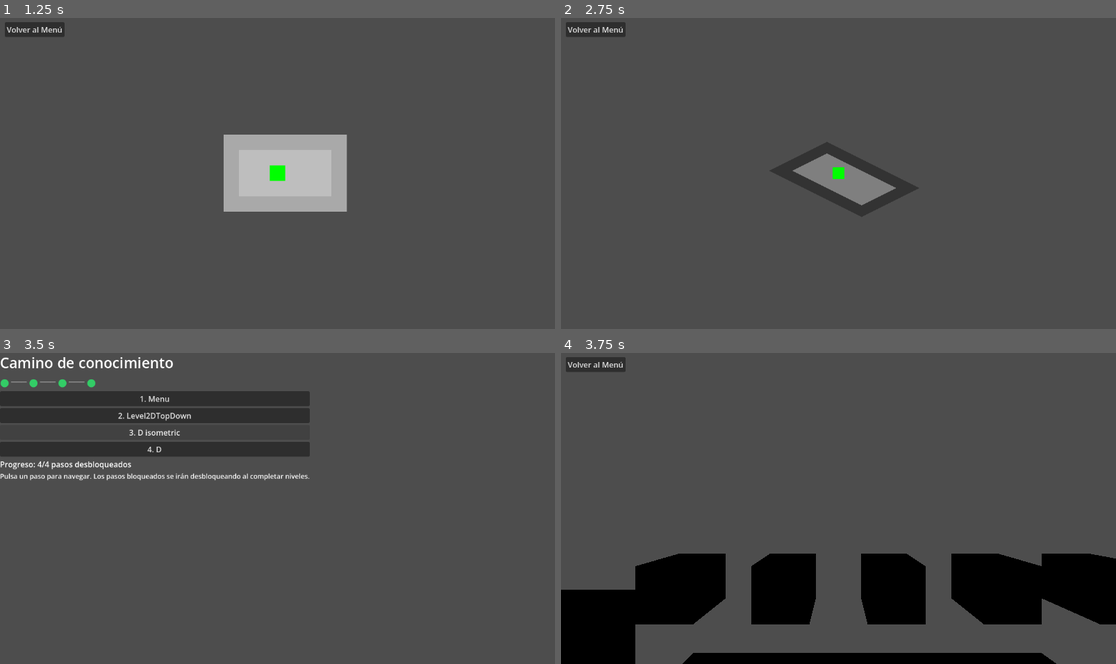
Above: before the commit, frames 1-4 (two rows, left to right).
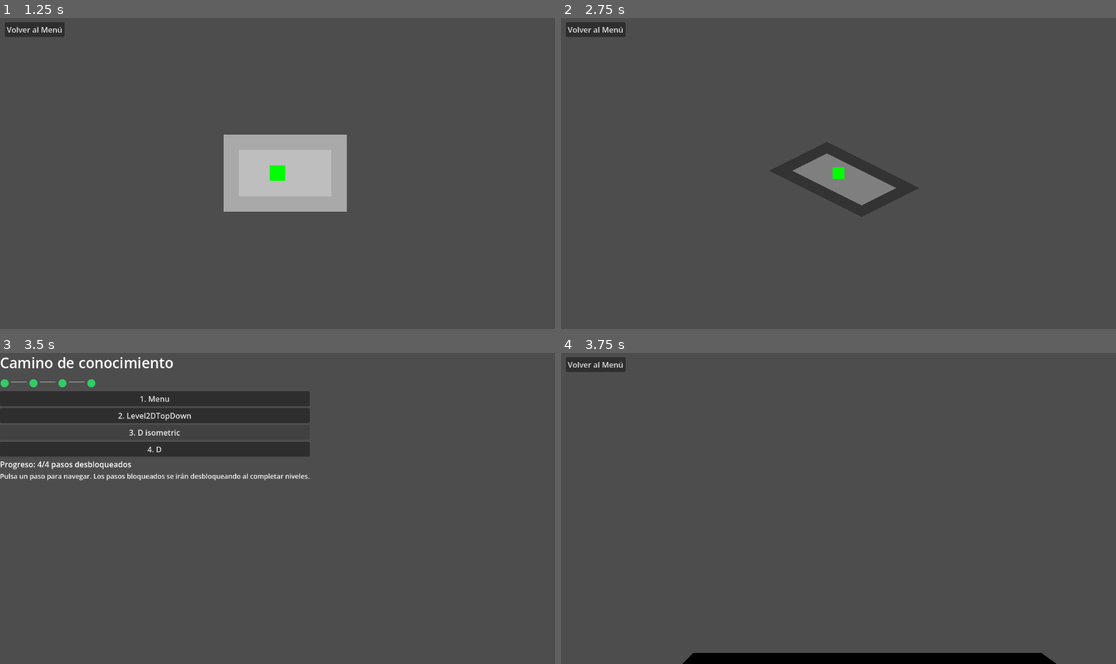
Above: after the commit, the same moments.

Repository: raultm/learn-godot
Game: Godot game, scene res://scenes/001-menu/menu.tscn
Two runs of this game, one before a commit and one after it. Both use one fixed random seed, a clock stepped at 60 frames per second and the inputs below.
Inputs:
- Up to frame 1 (1.25 s): click "2. Level2DTopDown" at 0.5 s
- Up to frame 2 (2.75 s): click "Volver al Menú" at 1.25 s; click "3. D isometric" at 2 s
- Up to frame 3 (3.5 s): click "Volver al Menú" at 2.75 s
- Up to frame 4 (3.75 s): click "4. D" at 3.5 s

Frames 1-3 are identical in both runs. In frame 4, 17% of the frame differs, in the area x 0-100%, y 64-100%.

Commit message:
fix: :bug: quito creacion muro que resulta en cubos dispersos

Diff:
--- a/scenes/004-3d/3d.gd
+++ b/scenes/004-3d/3d.gd
@@ -125,11 +125,11 @@
 			var world_pos = Vector3(x * tile_size, 0, y * tile_size)
 			match symbol:
 				"#":
-					spawn_3d_wall(world_pos)
+					spawn_wall(world_pos)
 				".":
-					spawn_3d_floor(world_pos)
+					spawn_floor(world_pos)
 				"P":
-					spawn_3d_floor(world_pos)
+					spawn_floor(world_pos)
 					spawn_player(world_pos)
 
 func spawn_3d_floor(pos: Vector3) -> void:
@@ -140,7 +140,7 @@
 	mesh_instance.position = pos
 	add_child(mesh_instance)
 
-func spawn_3d_wall(pos: Vector3) -> void:
+func spawn_wall(pos: Vector3) -> void:
 	var body = StaticBody3D.new()
 	var collision = CollisionShape3D.new()
 	var shape = BoxShape3D.new()
@@ -148,15 +148,15 @@
 	collision.shape = shape
 	body.position = pos + Vector3(0, tile_size * 0.5, 0)
 	body.add_child(collision)
+	add_child(body)
 
+func spawn_floor(pos: Vector3) -> void:
 	var mesh_instance = MeshInstance3D.new()
-	var mesh = BoxMesh.new()
-	mesh.size = Vector3(tile_size, tile_size, tile_size)
+	var mesh = PlaneMesh.new()
+	mesh.size = Vector2(tile_size, tile_size)
 	mesh_instance.mesh = mesh
-	mesh_instance.position = pos + Vector3(0, tile_size * 0.5, 0)
-	body.add_child(mesh_instance)
-
-	add_child(body)
+	mesh_instance.position = pos
+	add_child(mesh_instance)
 
 func spawn_player(pos: Vector3) -> void:
 	player = CharacterBody3D.new()
